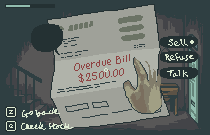
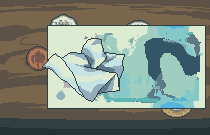
Revision of a layered 210 x 135 image; what changed, layer by layer:
hid group "UI" (12 layers) over left=5, top=4, right=205, bottom=132
showed group "store" (35 layers) over left=0, top=0, right=210, bottom=135
showed group "table" (1st of 2, in "store") (15 layers) over left=0, top=0, right=210, bottom=135
added layer "Layer 95" in group "table" over left=42, top=38, right=125, bottom=102
added layer "note" (2nd of 2, in "store" › "table") in group "table" over left=47, top=25, right=205, bottom=109
renamed "10" to "coins", showed it, painted on it over left=26, top=14, right=195, bottom=118
hid group "landing" (9 layers) over left=0, top=0, right=210, bottom=135
hid group "spider" (2 layers) over left=0, top=0, right=117, bottom=67
hid "letter_large" over left=47, top=4, right=170, bottom=131
showed group "monsters" (3 layers) over left=66, top=23, right=119, bottom=121
